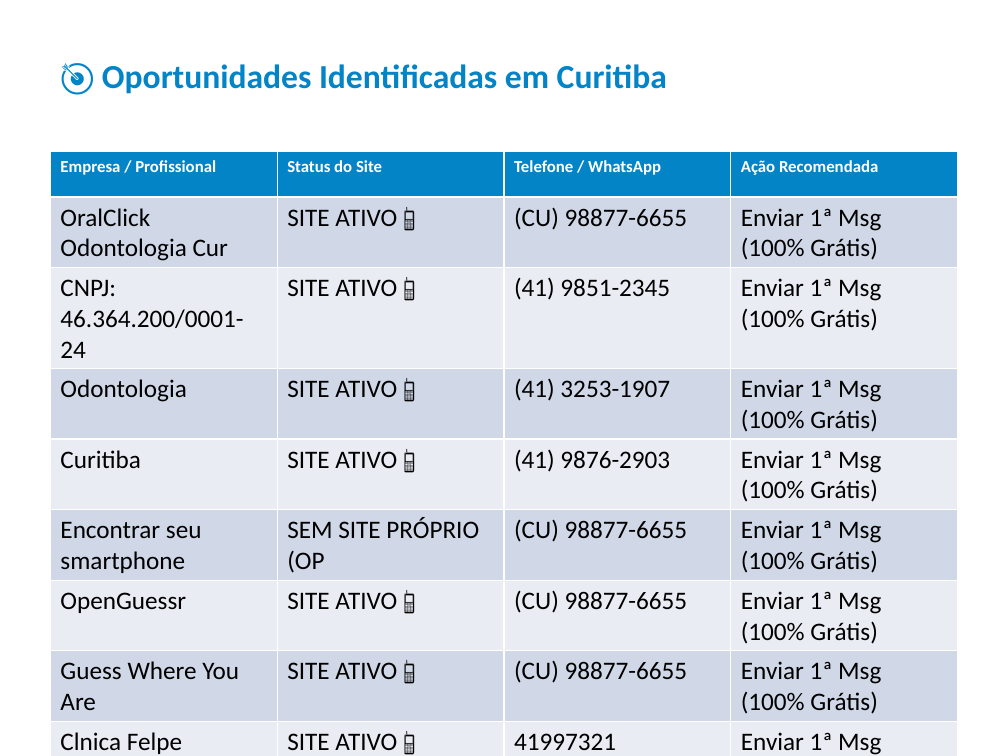
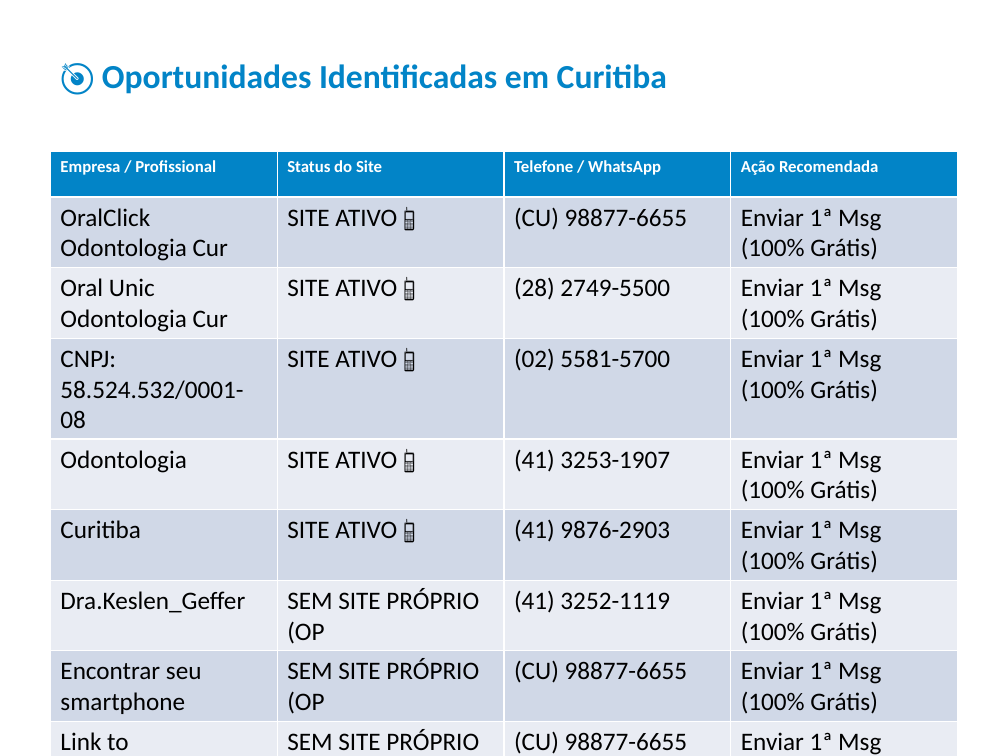
Before and after one commit to jaop2158-sketch/webfy-leads, a slide deck: slide 2 of relatorio_odontologia_curitiba.pptx. Drawn at 1008x756 pixels with LibreOffice and Linux fonts; fonts in the diff are those of the drawing. Boxes give left, top, right and bottom in pixels: in the first picture for what was removed or moved away, otherwise in the second. Text is boxed around its words. In the diff, an @@ line names an element or a change of style, - is before the commit and + after.

```diff
--- a/relatorio_odontologia_curitiba.pptx
+++ b/relatorio_odontologia_curitiba.pptx
@@ table at <box>50,151,958,756</box> @@
-row 3: CNPJ: 46.364.200/0001-24 | SITE ATIVO 📱 | (41) 9851-2345 | Enviar 1ª Msg (100% Grátis)
+row 3: Oral Unic Odontologia Cur | SITE ATIVO 📱 | (28) 2749-5500 | Enviar 1ª Msg (100% Grátis)
+row 4: CNPJ: 58.524.532/0001-08 | SITE ATIVO 📱 | (02) 5581-5700 | Enviar 1ª Msg (100% Grátis)
+row 7: Dra.Keslen_Geffer | SEM SITE PRÓPRIO (OP | (41) 3252-1119 | Enviar 1ª Msg (100% Grátis)
-row 7: OpenGuessr | SITE ATIVO 📱 | (CU) 98877-6655 | Enviar 1ª Msg (100% Grátis)
-row 8: Guess Where You Are | SITE ATIVO 📱 | (CU) 98877-6655 | Enviar 1ª Msg (100% Grátis)
+row 9: Link to instagram.com | SEM SITE PRÓPRIO (OP | (CU) 98877-6655 | Enviar 1ª Msg (100% Grátis)
-row 10: UpClin Odontologia Curiti | SITE ATIVO 📱 | (41) 3095-9660 | Enviar 1ª Msg (100% Grátis)
-row 11: SV Odontologia • Tratamen | SITE ATIVO 📱 | (CU) 98877-6655 | Enviar 1ª Msg (100% Grátis)
+row 11: UpClin Odontologia Curiti | SITE ATIVO 📱 | (CU) 98877-6655 | Enviar 1ª Msg (100% Grátis)
```
Also in this commit, not shown: 4 other files.
